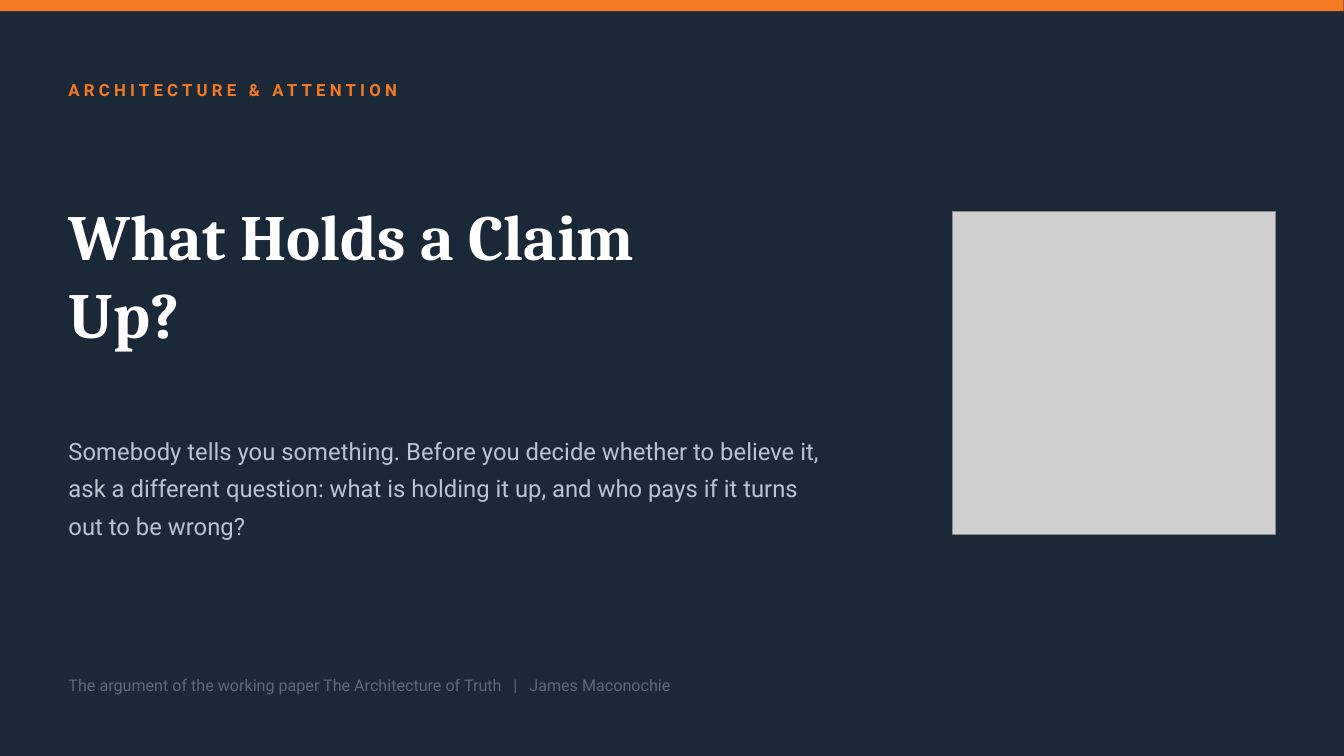
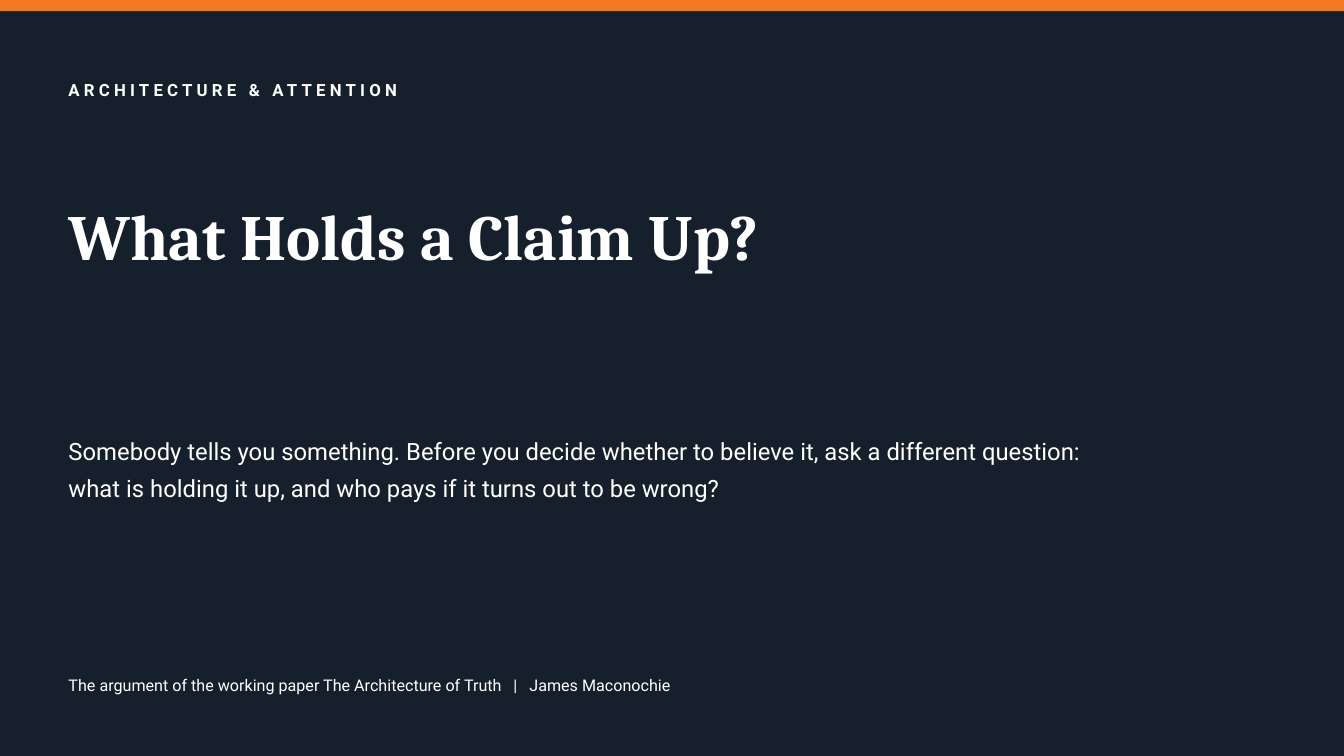
Before and after one commit to jammit1994/jamesmaconochie.github.io, a slide deck: slide 1 of assets/companions/what-holds-a-claim-up.pptx. Drawn at 1344x756 pixels with LibreOffice and Linux fonts; fonts in the diff are those of the drawing; grey boxes stand for pictures; background and template pictures are left out. Boxes give left, top, right and bottom in pixels: in the first picture for what was removed or moved away, otherwise in the second. Text is boxed around its words. In the diff, an @@ line names an element or a change of style, - is before the commit and + after.

```diff
--- a/assets/companions/what-holds-a-claim-up.pptx
+++ b/assets/companions/what-holds-a-claim-up.pptx
@@ rectangle removed at (x1=0, y1=0, x2=1344, y2=11) @@
@@ rectangle added at (x1=0, y1=0, x2=1344, y2=756), fill #000000 at 20% opacity @@
@@ rectangle added at (x1=0, y1=0, x2=1344, y2=11), fill #F47920 @@
@@ text "ARCHITECTURE & ATTENTION" at (x1=69, y1=73, x2=774, y2=107): text colour #F47920 to #FFFFFF @@
@@ text "What Holds a Claim Up?" rewrapped from (x1=68, y1=215, x2=634, y2=352) to (x1=68, y1=215, x2=759, y2=274) @@
@@ picture removed at (x1=953, y1=212, x2=1275, y2=534) @@
@@ text "Somebody tells you something. Before ..." at (x1=68, y1=442, x2=1080, y2=502): text colour #B9C4D0 to #FFFFFF @@
@@ text "The argument of the working ..." at (x1=68, y1=678, x2=670, y2=695): text colour #5B6A7D to #FFFFFF @@
```
Also in this commit, not shown: 13 other files.
